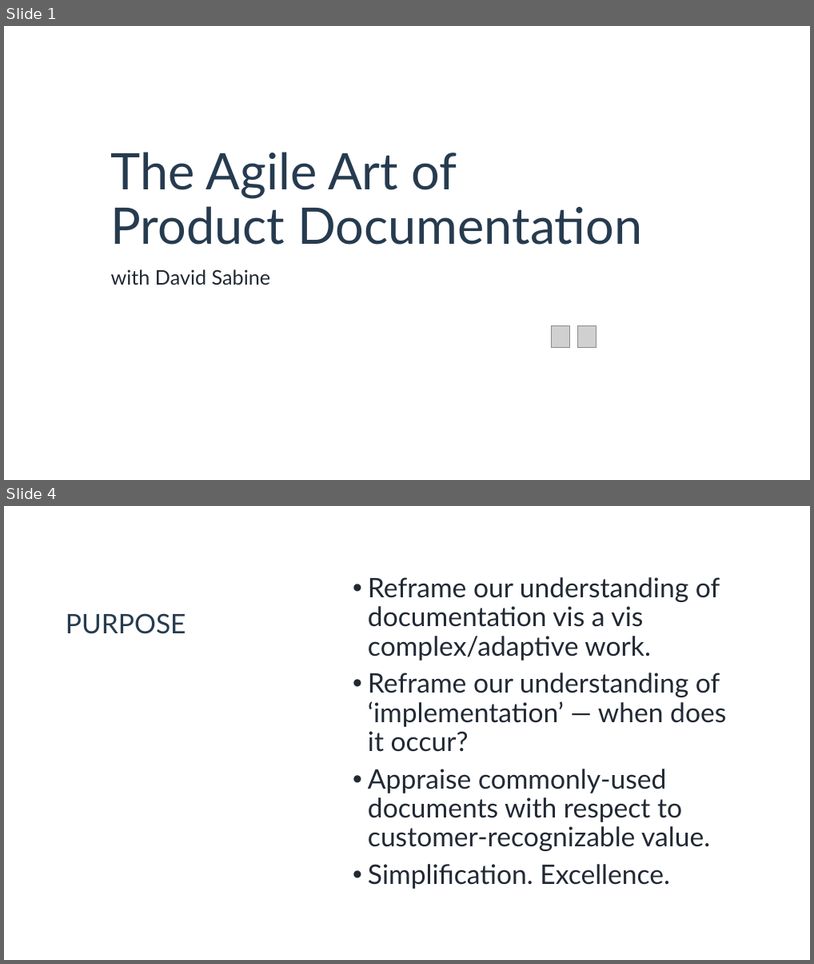
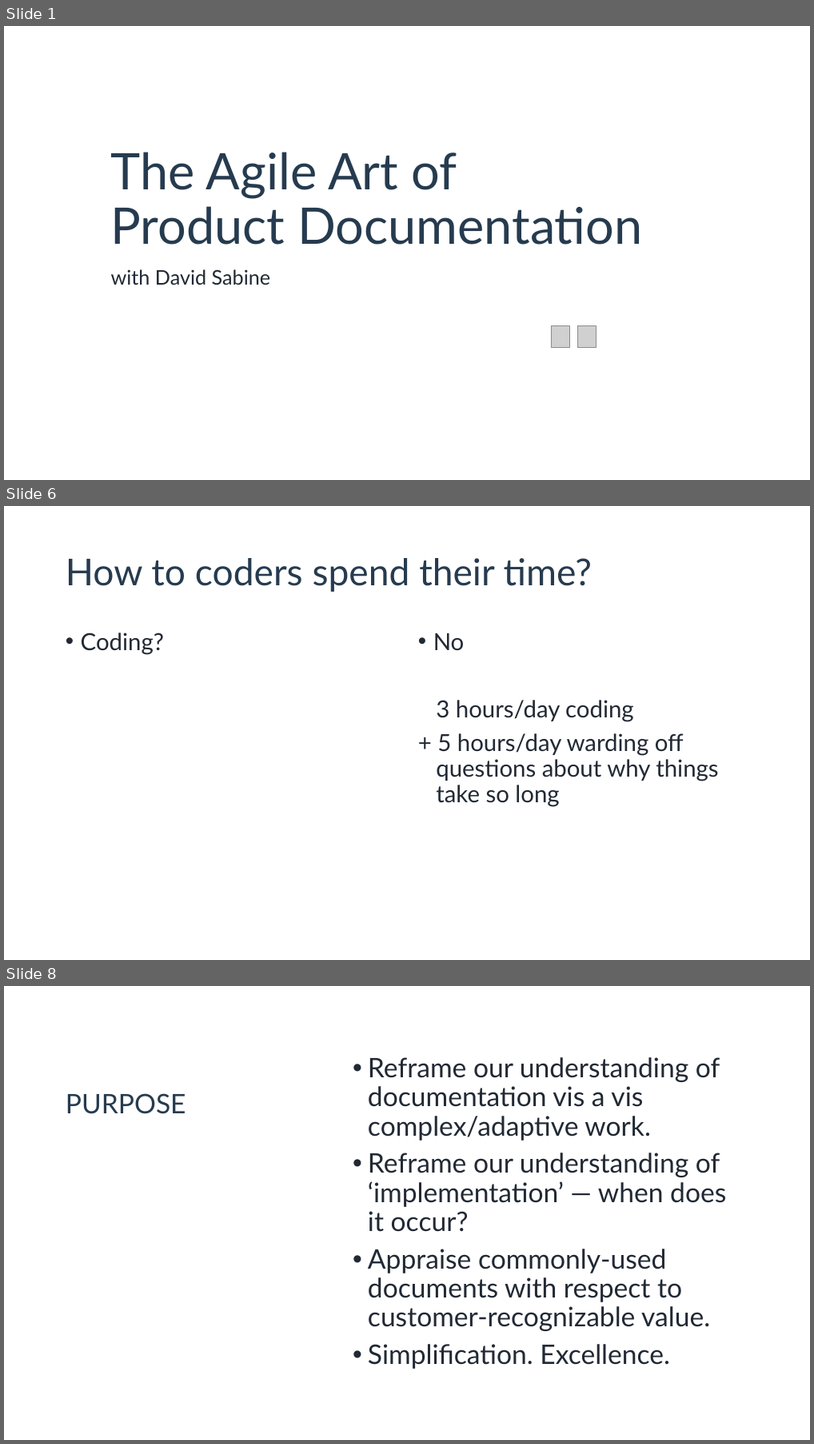
Before and after one commit to DavidSabine/The-Art-of-Agile-Product-Documentation, a slide deck: assets/The Art of Agile Documentation — Presentation — by David Sabine.pptx. Shown one above the other, each under a label of ours: slides 1 and 4 before the commit, slides 1, 6 and 8 after it; the slides between them are not shown. The pictures are 814x964 and 814x1444 pixels, drawn with LibreOffice and Linux fonts; fonts in the diff are those of the drawing; grey boxes stand for pictures; background and template pictures are left out. Boxes give left, top, right and bottom in pixels: in the first picture for what was removed or moved away, otherwise in the second. Text is boxed around its words. In the diff, an @@ line names an element or a change of style, - is before the commit and + after.

```diff
--- a/assets/The Art of Agile Documentation — Presentation — by David Sabine.pptx
+++ b/assets/The Art of Agile Documentation — Presentation — by David Sabine.pptx
@@ slide 6 added at (4, 506, 810, 960), background #FFFFFF @@
@@ title added at (66, 558, 592, 592), 44 pt, text #263B4F @@
+How to coders spend their time?
@@ text added at (81, 632, 164, 654), 28 pt, text #212934 @@
+• Coding?
@@ text added at (434, 633, 718, 806), 28 pt, text #212934 @@
+• No
+3 hours/day coding
++ 5 hours/day warding off
+questions about why things
+take so long
@@ what was slide 4 is now slide 8 @@
```
Also in this commit, not shown: 5 slides changed, 6 other slides added.
